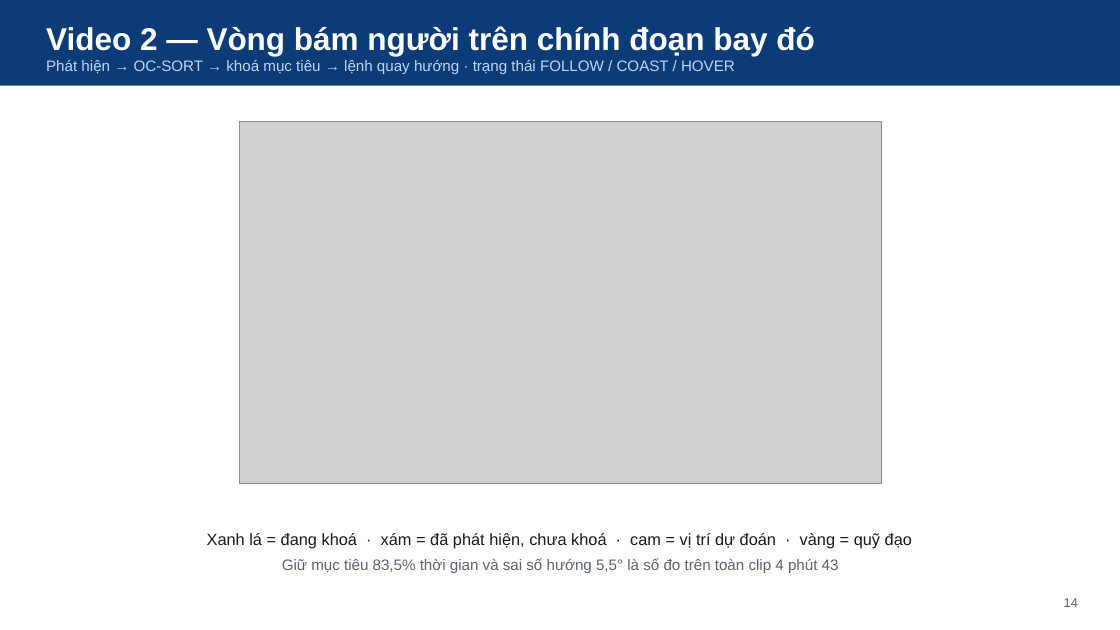
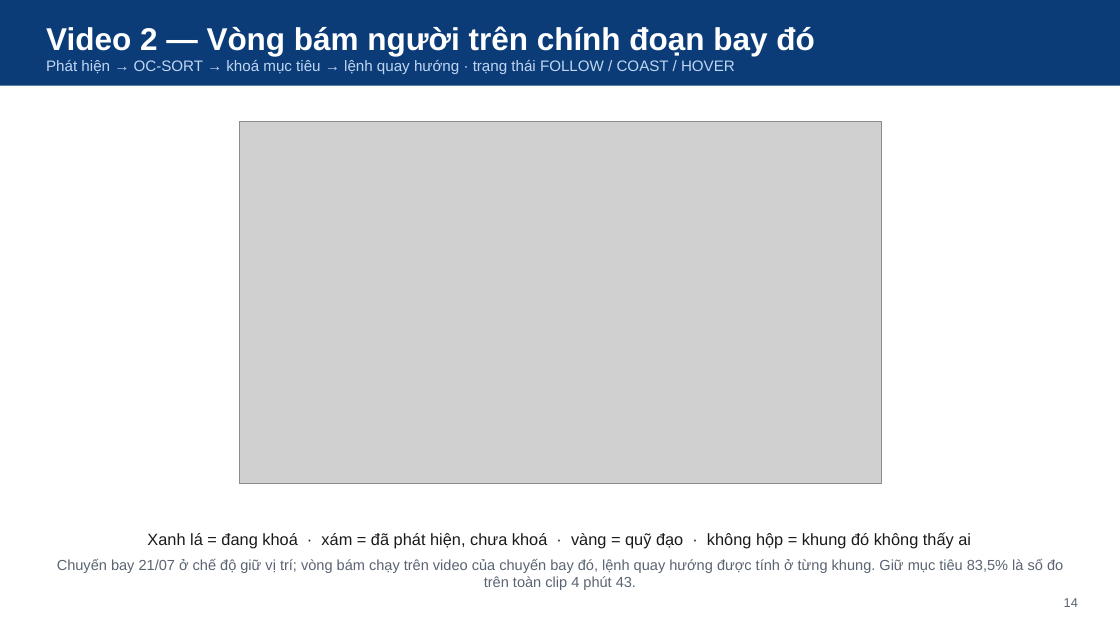
Before and after one commit to NhanHuynh2006/Drone_Following, a slide deck: slide 14 of nckh_SV2026-474/slides/SteadyDet-N_nghiem_thu_nhe.pptx. Drawn at 1120x630 pixels with LibreOffice and Linux fonts; fonts in the diff are those of the drawing; grey boxes stand for pictures. Boxes give left, top, right and bottom in pixels: in the first picture for what was removed or moved away, otherwise in the second. Text is boxed around its words. In the diff, an @@ line names an element or a change of style, - is before the commit and + after.

```diff
--- a/nckh_SV2026-474/slides/SteadyDet-N_nghiem_thu_nhe.pptx
+++ b/nckh_SV2026-474/slides/SteadyDet-N_nghiem_thu_nhe.pptx
@@ text at <box>57,532,1063,590</box>: text changed; size 14 to 12.5 pt; text colour #1A1A1A to #5A6472 @@
-Xanh lá = đang khoá · xám = đã phát hiện, chưa khoá · cam = vị trí dự đoán · vàng = quỹ đạo
-Giữ mục tiêu 83,5% thời gian và sai số hướng 5,5° là số đo trên toàn clip 4 phút 43
+Xanh lá = đang khoá · xám = đã phát hiện, chưa khoá · vàng = quỹ đạo · không hộp = khung đó không thấy ai
+Chuyến bay 21/07 ở chế độ giữ vị trí; vòng bám chạy trên video của chuyến bay đó, lệnh quay hướng được tính ở từng khung. Giữ mục tiêu 83,5% là số đo trên toàn clip 4 phút 43.
```
Also in this commit, not shown: 1 other slide changed, 5 other files.
